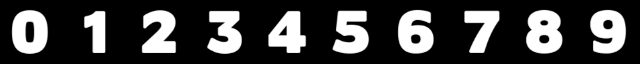
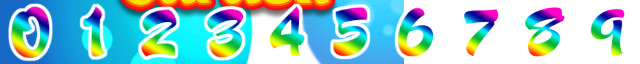
Layers edited between the first and the second 640 x 64 image:
added layer "레이어 37" above "레이어 19" over [8, 3, 629, 62]
showed "레이어 19" over [11, 6, 626, 59]
hid "레이어 36" over [0, 0, 640, 64]
showed "레이어 20" over [0, 0, 404, 64]
